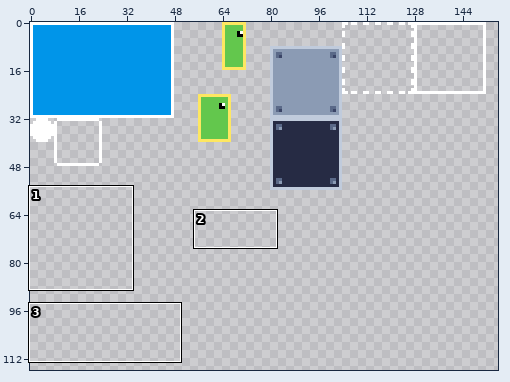
A sprite sheet gets an edit: res/gfx/entities.png. Above: a wide view before the commit, with the close-up outlined.
Close-up. The starting point:
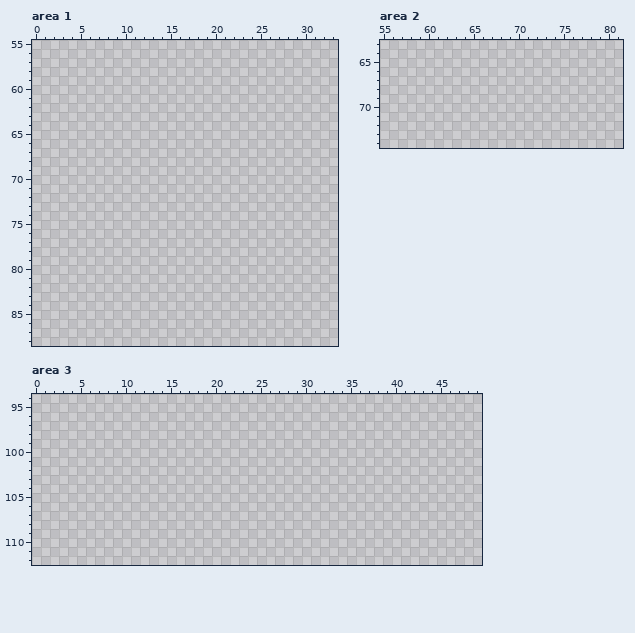
The file is 256x256 pixels. Shown: area 1: x 0..33, y 55..88; area 2: x 55..81, y 63..74; area 3: x 0..49, y 94..112. The wide view leaves out empty margins. The commit also changed other parts of the picture, which this record leaves out.
New version:
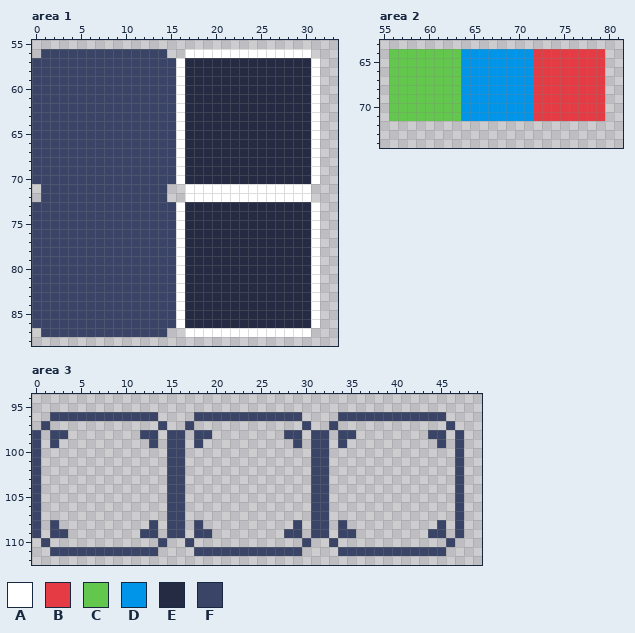
Palette (. is transparent): A #ffffff  B #e43b44  C #63c74d  D #0095e9  E #262b44  F #3a4466
Diff:
--- area 1
@@ x 0..33 @@
 55 ..................................
-56 ..................................
-57 ..................................
-58 ..................................
-59 ..................................
-60 ..................................
-61 ..................................
-62 ..................................
-63 ..................................
-64 ..................................
-65 ..................................
-66 ..................................
-67 ..................................
-68 ..................................
-69 ..................................
-70 ..................................
-71 ..................................
-72 ..................................
-73 ..................................
-74 ..................................
-75 ..................................
-76 ..................................
-77 ..................................
-78 ..................................
-79 ..................................
-80 ..................................
-81 ..................................
-82 ..................................
-83 ..................................
-84 ..................................
-85 ..................................
-86 ..................................
-87 ..................................
+56 .FFFFFFFFFFFFFF..AAAAAAAAAAAAAA...
+57 FFFFFFFFFFFFFFFFAEEEEEEEEEEEEEEA..
+58 FFFFFFFFFFFFFFFFAEEEEEEEEEEEEEEA..
+59 FFFFFFFFFFFFFFFFAEEEEEEEEEEEEEEA..
+60 FFFFFFFFFFFFFFFFAEEEEEEEEEEEEEEA..
+61 FFFFFFFFFFFFFFFFAEEEEEEEEEEEEEEA..
+62 FFFFFFFFFFFFFFFFAEEEEEEEEEEEEEEA..
+63 FFFFFFFFFFFFFFFFAEEEEEEEEEEEEEEA..
+64 FFFFFFFFFFFFFFFFAEEEEEEEEEEEEEEA..
+65 FFFFFFFFFFFFFFFFAEEEEEEEEEEEEEEA..
+66 FFFFFFFFFFFFFFFFAEEEEEEEEEEEEEEA..
+67 FFFFFFFFFFFFFFFFAEEEEEEEEEEEEEEA..
+68 FFFFFFFFFFFFFFFFAEEEEEEEEEEEEEEA..
+69 FFFFFFFFFFFFFFFFAEEEEEEEEEEEEEEA..
+70 FFFFFFFFFFFFFFFFAEEEEEEEEEEEEEEA..
+71 .FFFFFFFFFFFFFF..AAAAAAAAAAAAAA...
+72 .FFFFFFFFFFFFFF..AAAAAAAAAAAAAA...
+73 FFFFFFFFFFFFFFFFAEEEEEEEEEEEEEEA..
+74 FFFFFFFFFFFFFFFFAEEEEEEEEEEEEEEA..
+75 FFFFFFFFFFFFFFFFAEEEEEEEEEEEEEEA..
+76 FFFFFFFFFFFFFFFFAEEEEEEEEEEEEEEA..
+77 FFFFFFFFFFFFFFFFAEEEEEEEEEEEEEEA..
+78 FFFFFFFFFFFFFFFFAEEEEEEEEEEEEEEA..
+79 FFFFFFFFFFFFFFFFAEEEEEEEEEEEEEEA..
+80 FFFFFFFFFFFFFFFFAEEEEEEEEEEEEEEA..
+81 FFFFFFFFFFFFFFFFAEEEEEEEEEEEEEEA..
+82 FFFFFFFFFFFFFFFFAEEEEEEEEEEEEEEA..
+83 FFFFFFFFFFFFFFFFAEEEEEEEEEEEEEEA..
+84 FFFFFFFFFFFFFFFFAEEEEEEEEEEEEEEA..
+85 FFFFFFFFFFFFFFFFAEEEEEEEEEEEEEEA..
+86 FFFFFFFFFFFFFFFFAEEEEEEEEEEEEEEA..
+87 .FFFFFFFFFFFFFF..AAAAAAAAAAAAAA...
 88 ..................................
--- area 2
@@ x 55..81 @@
 63 ...........................
-64 ...........................
-65 ...........................
-66 ...........................
-67 ...........................
-68 ...........................
-69 ...........................
-70 ...........................
-71 ...........................
+64 .CCCCCCCCDDDDDDDDBBBBBBBB..
+65 .CCCCCCCCDDDDDDDDBBBBBBBB..
+66 .CCCCCCCCDDDDDDDDBBBBBBBB..
+67 .CCCCCCCCDDDDDDDDBBBBBBBB..
+68 .CCCCCCCCDDDDDDDDBBBBBBBB..
+69 .CCCCCCCCDDDDDDDDBBBBBBBB..
+70 .CCCCCCCCDDDDDDDDBBBBBBBB..
+71 .CCCCCCCCDDDDDDDDBBBBBBBB..
 72 ...........................
--- area 3
@@ x 0..49 @@
  95 ..................................................
- 96 ..................................................
- 97 ..................................................
- 98 ..................................................
- 99 ..................................................
-100 ..................................................
-101 ..................................................
-102 ..................................................
-103 ..................................................
-104 ..................................................
-105 ..................................................
-106 ..................................................
-107 ..................................................
-108 ..................................................
-109 ..................................................
-110 ..................................................
-111 ..................................................
+ 96 ..FFFFFFFFFFFF....FFFFFFFFFFFF....FFFFFFFFFFFF....
+ 97 .F............F..F............F..F............F...
+ 98 F.FF........FF.FF.FF........FF.FF.FF........FF.F..
+ 99 F.F..........F.FF.F..........F.FF.F..........F.F..
+100 F..............FF..............FF..............F..
+101 F..............FF..............FF..............F..
+102 F..............FF..............FF..............F..
+103 F..............FF..............FF..............F..
+104 F..............FF..............FF..............F..
+105 F..............FF..............FF..............F..
+106 F..............FF..............FF..............F..
+107 F..............FF..............FF..............F..
+108 F.F..........F.FF.F..........F.FF.F..........F.F..
+109 F.FF........FF.FF.FF........FF.FF.FF........FF.F..
+110 .F............F..F............F..F............F...
+111 ..FFFFFFFFFFFF....FFFFFFFFFFFF....FFFFFFFFFFFF....
 112 ..................................................
Where, in picture pixels (left, top, right, bottom), the same in both close-ups:
added: (32, 49, 320, 337)
added: (389, 49, 605, 121)
added: (32, 412, 464, 556)
